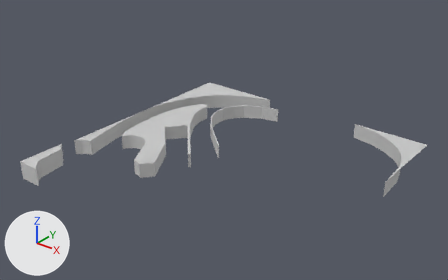
The FBX model Kalevala Pinball/Assets/Models/Playfield Obstacles.FBX as it was, and as the next commit left it.
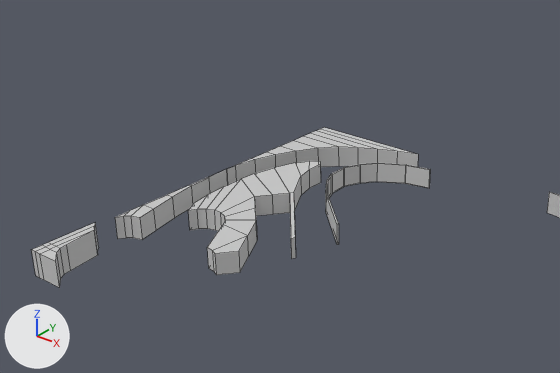
The first picture shows the older version from a camera (50 mm lens) standing at (0.6, -0.486, 0.528) and looking at (-0.018, 0.288, 0.048). The close-ups show both versions on the part from 0% to 81% of the width and 0% to 86% of the height of that picture; other places that the commit changed are outside them. Lighting does not change. The marker at lower left points along +X, +Y and +Z. The close-ups show mesh edges as thin lines. Where no turn or scale is listed for an object, it has been applied to the vertices.

The first close-up shows 'Box001', 'Left Back Orbit', 'Object002', 'Right Back Orbit', 'Structure003', 'Structure008'.
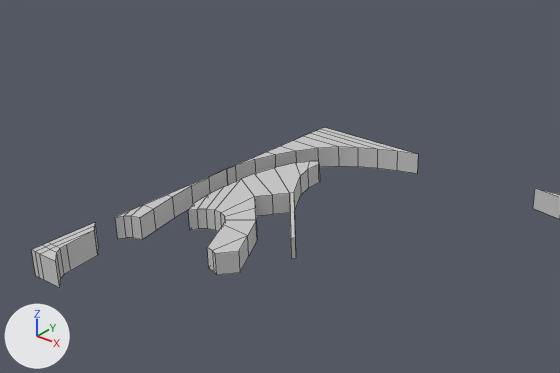
The change, as JSON lines over the scene's bpy script:
```json
{"op": "remove", "block": "ob_object002", "code": ["ob_object002 = bpy.data.objects.new('Object002', me_mesh_005)", "ob_object002.location = (-0.1577, 0.2997, 0.0135)"]}
{"op": "set", "path": "ob_right_back_orbit.location", "old": "(0.184, 0.4393, 0.0145)", "new": "(0.164, 0.4393, 0.0145)"}
```

Pixel boxes [x1, y1, x2, y2] of what changed, in the close-ups (560 x 373 px):
```json
{"object": "Object002", "change": "deleted", "before": [326, 163, 431, 244]}
{"object": "Right Back Orbit", "change": "moved", "before": [547, 192, 560, 218], "after": [533, 188, 560, 219]}
```
